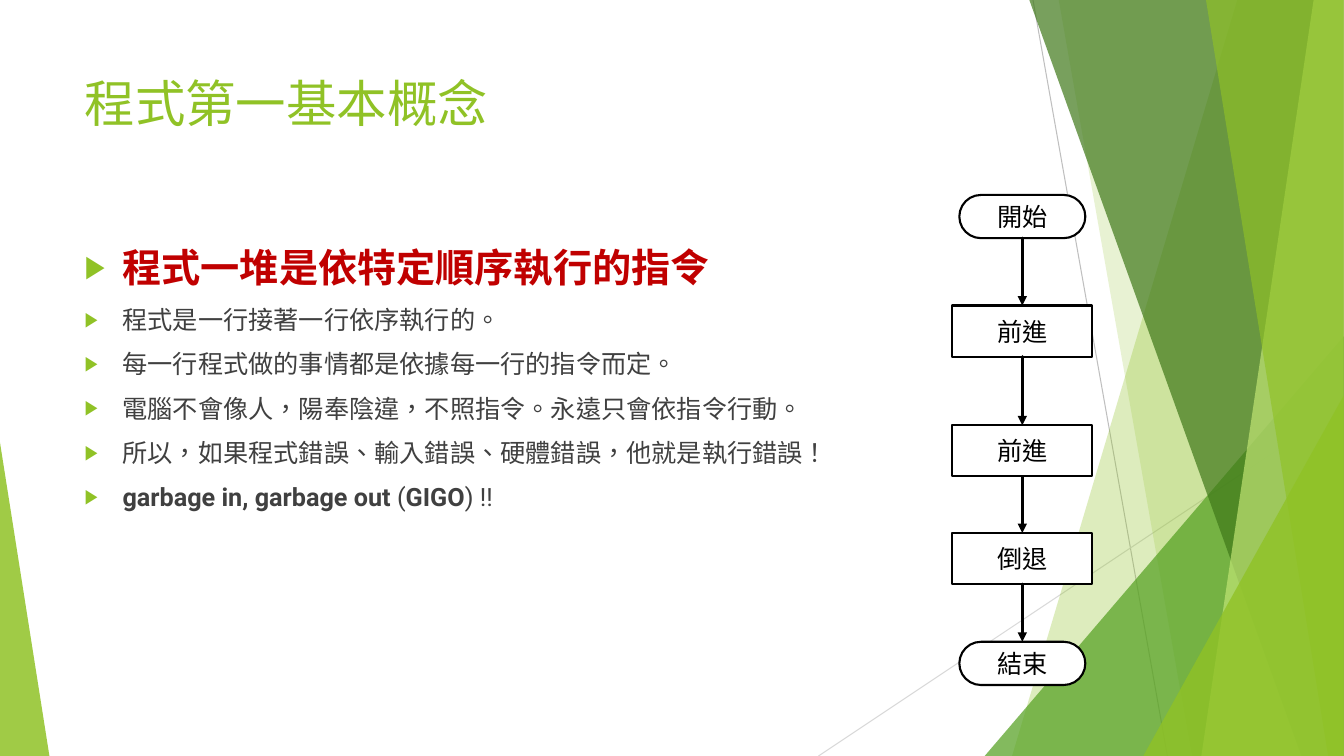
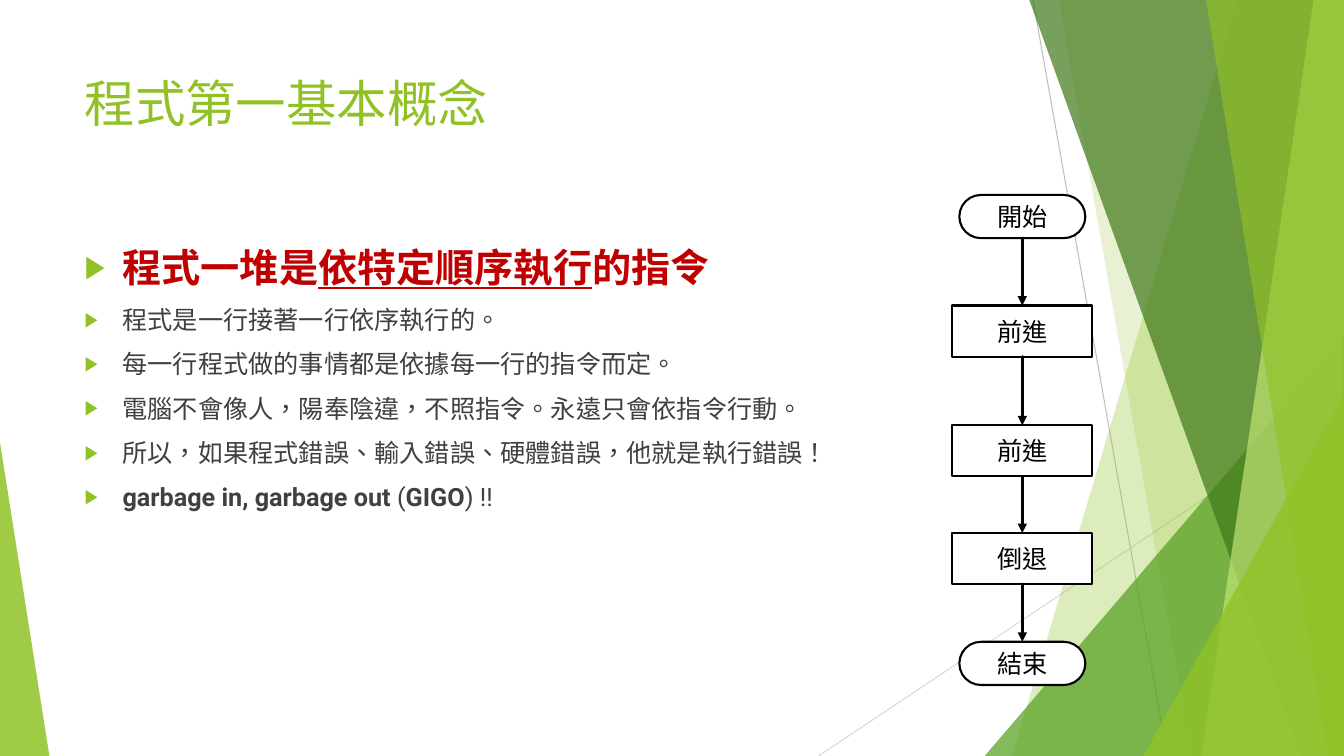
Before and after one commit to liulawsi/My_PPTs, a slide deck: slide 2 of LCC/Python/02_程式語言基本法.pptx. Drawn at 1344x756 pixels with LibreOffice and Linux fonts; fonts in the diff are those of the drawing; background and template pictures are left out. Boxes give left, top, right and bottom in pixels: in the first picture for what was removed or moved away, otherwise in the second. Text is boxed around its words. In the diff, an @@ line names an element or a change of style, - is before the commit and + after.

```diff
--- a/LCC/Python/02_程式語言基本法.pptx
+++ b/LCC/Python/02_程式語言基本法.pptx
@@ text at [123,248,710,289]: underline on in "程式一堆是依特定順序執行的指令" @@
```
Also in this commit, not shown: 1 other slide changed, 1 slide added, 2 other files.
